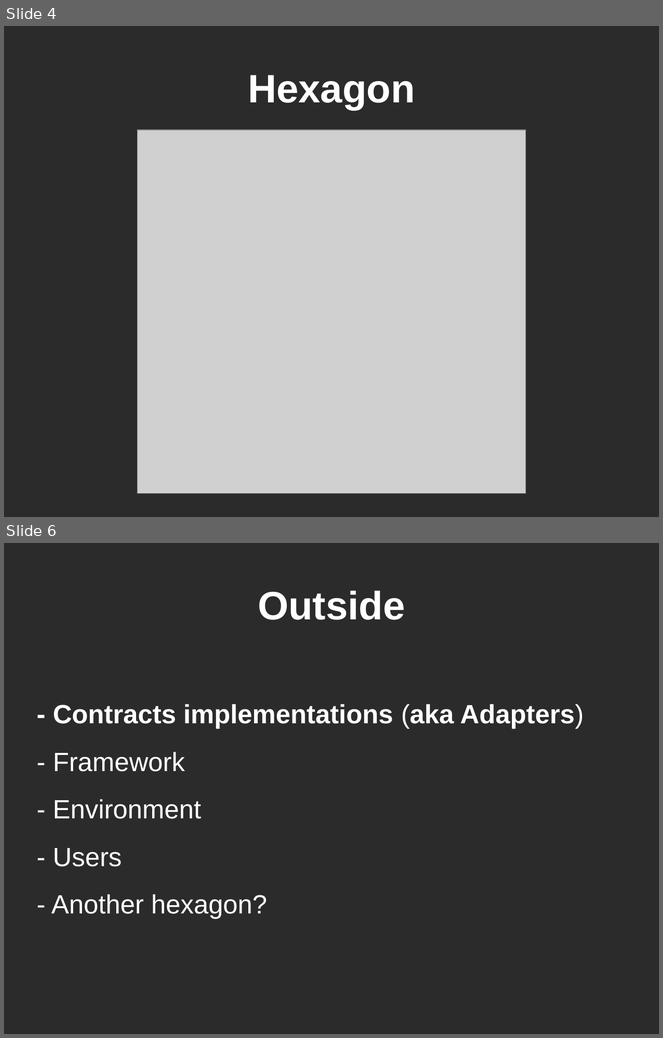
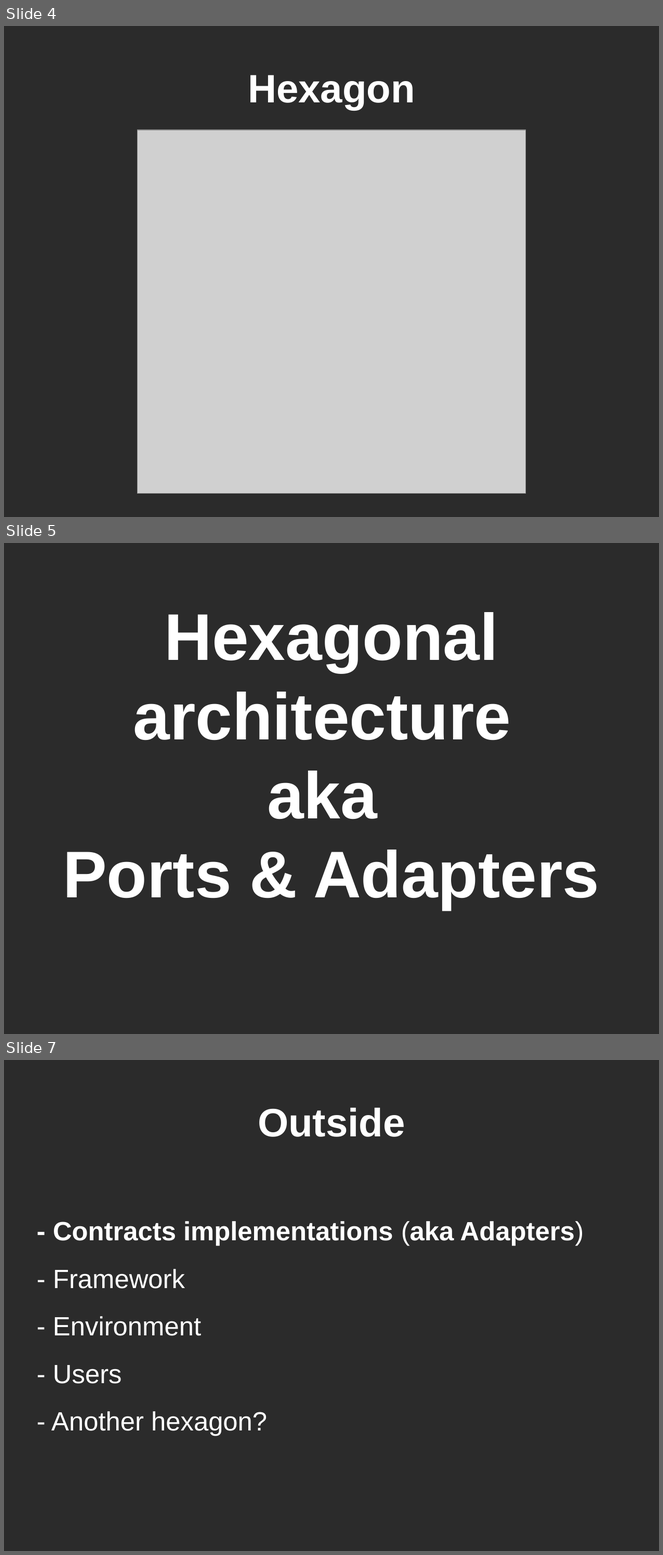
Before and after one commit to mateuszwinnicki/talks, a slide deck: HexagonalArchitecture/HexagonalArchitecture.odp. Shown one above the other, each under a label of ours: slides 4 and 6 before the commit, slides 4, 5 and 7 after it; the slides between them are not shown. The pictures are 663x1038 and 663x1555 pixels, drawn with LibreOffice and Linux fonts; fonts in the diff are those of the drawing; grey boxes stand for pictures; background and template pictures are left out; a plain dark background stands for a picture behind light text. Boxes give left, top, right and bottom in pixels: in the first picture for what was removed or moved away, otherwise in the second. Text is boxed around its words. In the diff, an @@ line names an element or a change of style, - is before the commit and + after.

Commit message:
Changes to Hexagonal talk, + pdf version is generated

```diff
--- a/HexagonalArchitecture/HexagonalArchitecture.odp
+++ b/HexagonalArchitecture/HexagonalArchitecture.odp
@@ slide 5 added at (x1=4, y1=543, x2=659, y2=1034), background picture (left out) @@
@@ subtitle added at (x1=63, y1=612, x2=599, y2=910), 80 pt, text #FFFFFF, bold @@
+Hexagonal architecture
+aka
+Ports & Adapters
@@ what was slide 6 is now slide 7 @@
```
Also in this commit, not shown: 3 slides changed, 1 slide removed, 1 other file.
